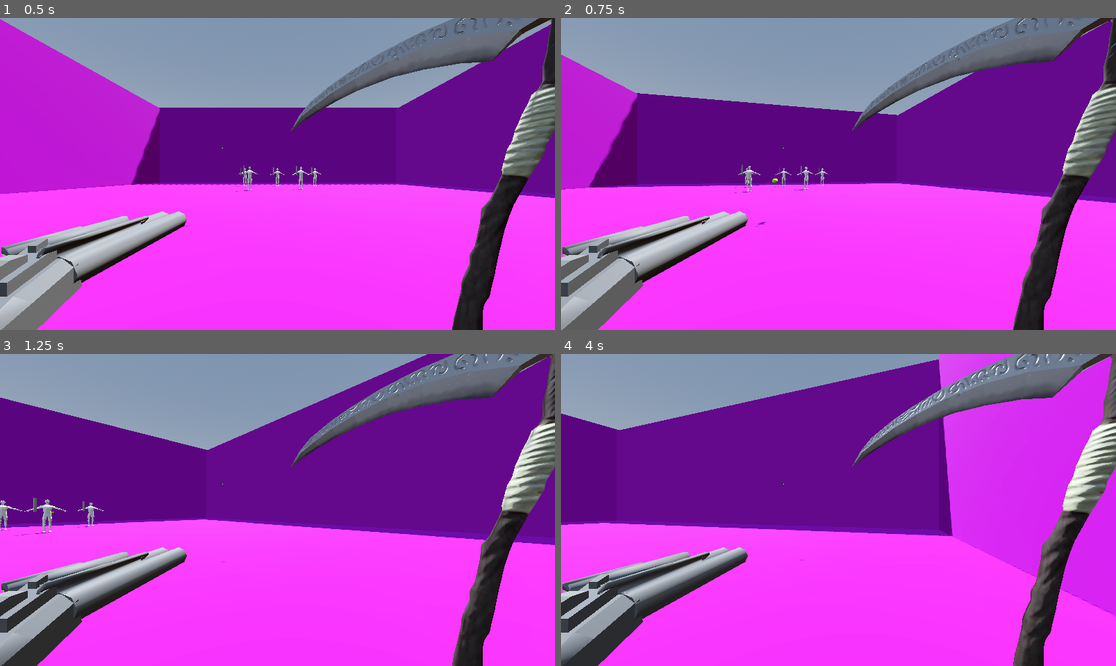
Above: before the commit, frames 1-4 (two rows, left to right).
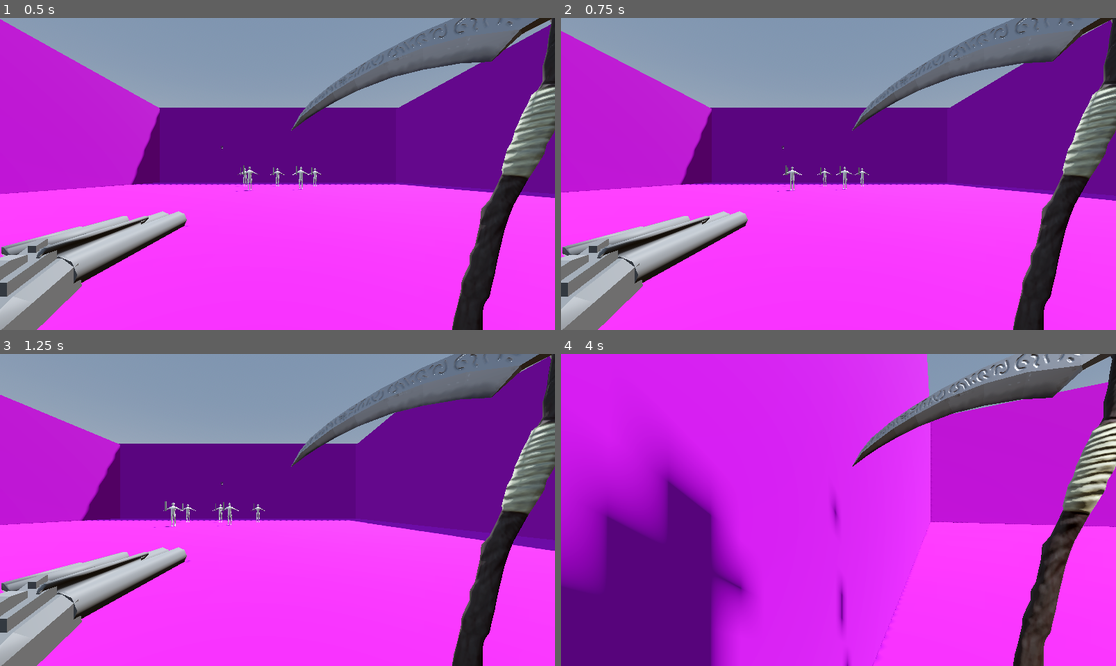
Above: after the commit, the same moments.

Repository: SeminixDev/pandora-boomer-shooter
Game: Godot game, scene res://World/world.tscn
Two runs of this game, one before a commit and one after it. Both use one fixed random seed, a clock stepped at 60 frames per second and the inputs below.
Inputs:
- Up to frame 1 (0.5 s): no input
- Up to frame 2 (0.75 s): tap Enter (ui_accept) at 0.5 s; hold Right (ui_right) from 0.53 s (still down); tap Z (shoot, bound only before the commit) at 0.6 s
- Up to frame 3 (1.25 s): keep holding Right (ui_right); tap Enter (ui_accept) at 0.77, 1.07 s; tap S (down2, bound only after the commit) at 0.8 s
- Up to frame 4 (4 s): release Right (ui_right) at 1.28 s; hold Down (ui_down) 1.28-2.03 s; tap S (down2, bound only after the commit) at 1.35 s; tap Enter (ui_accept) at 1.52, 1.82, 3.02, 3.32, 3.77, 3.8 s; tap A (left2, bound only after the commit) at 1.55 s; hold Right (ui_right) 2.03-2.78 s; hold A (left2, bound only after the commit) 2.03-2.78 s; tap D (right2, bound only after the commit) at 2.3, 2.85 s; hold Up (ui_up) 2.78-3.53 s; tap W (up2, bound only after the commit) at 3.05, 3.6 s; hold Left (ui_left) from 3.53 s (still down)

Frame 1 is identical in both runs. In frame 2, 9.5% of the frame differs, in the area x 0-100%, y 0-100%; in frame 3, 17%; in frame 4, 84%.

Commit message:
Reworked player movement

Diff:
--- a/Player/Player.tscn
+++ b/Player/Player.tscn
@@ -25,7 +25,7 @@
 collision_layer = 2
 collision_mask = 541
 script = ExtResource("1_xhfnw")
-turn_speed = 0.02
+friction = 80.0
 bullet_scene = ExtResource("2_4ntmi")
 
 [node name="CollisionShape3D" type="CollisionShape3D" parent="." unique_id=978073437]
--- a/Player/player.gd
+++ b/Player/player.gd
@@ -1,9 +1,10 @@
 class_name Player extends CharacterBody3D
 
 @export_group("Movement")
-@export var speed = 5.0
-@export var jump_velocity = 4.5
-@export var turn_speed = 0.07
+@export var speed := 10.0
+@export var acceleration := 100.0
+@export var friction := 100.0
+@export var turn_speed := 3.0 # Radians per second07
 
 @export_group("Stats")
 @export var max_health: int = 100
@@ -27,30 +28,56 @@
 	if not is_on_floor():
 		velocity += get_gravity() * delta
 
-	# Jump
-	#if Input.is_action_just_pressed("ui_accept") and is_on_floor():
-	#	velocity.y = jump_velocity
+	move(delta)
 
-	if Input.is_action_just_pressed("shoot"):
+	if Input.is_action_just_pressed("up2"):
 		shoot()
 
-	move()
+	time_since_last_melee += delta
+	if Input.is_action_just_pressed("down2"):
+		melee()
+
 
 # --- Controls ---
 
-func move() -> void:
-	var input_dir := Input.get_vector("ui_left", "ui_right", "ui_up", "ui_down")
-	var direction := (transform.basis * Vector3(input_dir.x, 0, input_dir.y)).normalized()
-	if direction:
-		velocity.x = direction.x * speed
-		velocity.z = direction.z * speed
+func move(delta: float) -> void:
+	# 1. Handle Rotation (Turning)
+	# Tied to delta for consistent speed regardless of FPS
+	if Input.is_action_pressed("left2"):
+		rotate_y(turn_speed * delta)
+	if Input.is_action_pressed("right2"):
+		rotate_y(-turn_speed * delta)
+
+	# Build the Movement Direction
+	var input_direction := Vector3.ZERO
+
+	# Forward/Back (Z-axis)
+	if Input.is_action_pressed("up1"):
+		input_direction -= transform.basis.z
+	if Input.is_action_pressed("down1"):
+		input_direction += transform.basis.z
+
+	# Strafing (X-axis)
+	if Input.is_action_pressed("left1"):
+		input_direction -= transform.basis.x
+	if Input.is_action_pressed("right1"):
+		input_direction += transform.basis.x
+
+	# Normalizing prevents "diagonal speed boost"
+	# (where moving forward + side makes you 1.4x faster)
+	if input_direction.length() > 0:
+		input_direction = input_direction.normalized()
+
+	# Apply Acceleration & Friction
+	if input_direction != Vector3.ZERO:
+		var target_velocity = input_direction * speed
+		velocity.x = move_toward(velocity.x, target_velocity.x, acceleration * delta)
+		velocity.z = move_toward(velocity.z, target_velocity.z, acceleration * delta)
 	else:
-		velocity.x = move_toward(velocity.x, 0, speed)
-		velocity.z = move_toward(velocity.z, 0, speed)
-	if Input.is_action_pressed("ui_left"):
-		self.rotate_y(turn_speed)
-	if Input.is_action_pressed("ui_right"):
-		self.rotate_y(-turn_speed)
+		velocity.x = move_toward(velocity.x, 0, friction * delta)
+		velocity.z = move_toward(velocity.z, 0, friction * delta)
+
+	# Execute Movement
 	move_and_slide()
 
 func shoot() -> void:
--- a/project.godot
+++ b/project.godot
@@ -27,9 +27,124 @@
 
 [input]
 
-shoot={
+up1={
+"deadzone": 0.2,
+"events": [Object(InputEventKey,"resource_local_to_scene":false,"resource_name":"","device":-1,"window_id":0,"alt_pressed":false,"shift_pressed":false,"ctrl_pressed":false,"meta_pressed":false,"pressed":false,"keycode":0,"physical_keycode":4194320,"key_label":0,"unicode":0,"location":0,"echo":false,"script":null)
+]
+}
+left1={
+"deadzone": 0.2,
+"events": [Object(InputEventKey,"resource_local_to_scene":false,"resource_name":"","device":-1,"window_id":0,"alt_pressed":false,"shift_pressed":false,"ctrl_pressed":false,"meta_pressed":false,"pressed":false,"keycode":0,"physical_keycode":4194319,"key_label":0,"unicode":0,"location":0,"echo":false,"script":null)
+]
+}
+down1={
+"deadzone": 0.2,
+"events": [Object(InputEventKey,"resource_local_to_scene":false,"resource_name":"","device":-1,"window_id":0,"alt_pressed":false,"shift_pressed":false,"ctrl_pressed":false,"meta_pressed":false,"pressed":false,"keycode":0,"physical_keycode":4194322,"key_label":0,"unicode":0,"location":0,"echo":false,"script":null)
+]
+}
+right1={
+"deadzone": 0.2,
+"events": [Object(InputEventKey,"resource_local_to_scene":false,"resource_name":"","device":-1,"window_id":0,"alt_pressed":false,"shift_pressed":false,"ctrl_pressed":false,"meta_pressed":false,"pressed":false,"keycode":0,"physical_keycode":4194321,"key_label":0,"unicode":0,"location":0,"echo":false,"script":null)
+]
+}
+up2={
+"deadzone": 0.2,
+"events": [Object(InputEventKey,"resource_local_to_scene":false,"resource_name":"","device":-1,"window_id":0,"alt_pressed":false,"shift_pressed":false,"ctrl_pressed":false,"meta_pressed":false,"pressed":false,"keycode":0,"physical_keycode":87,"key_label":0,"unicode":119,"location":0,"echo":false,"script":null)
+]
+}
+left2={
+"deadzone": 0.2,
+"events": [Object(InputEventKey,"resource_local_to_scene":false,"resource_name":"","device":-1,"window_id":0,"alt_pressed":false,"shift_pressed":false,"ctrl_pressed":false,"meta_pressed":false,"pressed":false,"keycode":0,"physical_keycode":65,"key_label":0,"unicode":97,"location":0,"echo":false,"script":null)
+]
+}
+down2={
+"deadzone": 0.2,
+"events": [Object(InputEventKey,"resource_local_to_scene":false,"resource_name":"","device":-1,"window_id":0,"alt_pressed":false,"shift_pressed":false,"ctrl_pressed":false,"meta_pressed":false,"pressed":false,"keycode":0,"physical_keycode":83,"key_label":0,"unicode":115,"location":0,"echo":false,"script":null)
+]
+}
+right2={
+"deadzone": 0.2,
+"events": [Object(InputEventKey,"resource_local_to_scene":false,"resource_name":"","device":-1,"window_id":0,"alt_pressed":false,"shift_pressed":false,"ctrl_pressed":false,"meta_pressed":false,"pressed":false,"keycode":0,"physical_keycode":68,"key_label":0,"unicode":100,"location":0,"echo":false,"script":null)
+]
+}
+exit1={
+"deadzone": 0.2,
+"events": [Object(InputEventKey,"resource_local_to_scene":false,"resource_name":"","device":-1,"window_id":0,"alt_pressed":false,"shift_pressed":false,"ctrl_pressed":false,"meta_pressed":false,"pressed":false,"keycode":0,"physical_keycode":4194305,"key_label":0,"unicode":0,"location":0,"echo":false,"script":null)
+]
+}
+start1={
+"deadzone": 0.2,
+"events": [Object(InputEventKey,"resource_local_to_scene":false,"resource_name":"","device":-1,"window_id":0,"alt_pressed":false,"shift_pressed":false,"ctrl_pressed":false,"meta_pressed":false,"pressed":false,"keycode":0,"physical_keycode":4194309,"key_label":0,"unicode":0,"location":0,"echo":false,"script":null)
+]
+}
+exit2={
+"deadzone": 0.2,
+"events": [Object(InputEventKey,"resource_local_to_scene":false,"resource_name":"","device":-1,"window_id":0,"alt_pressed":false,"shift_pressed":false,"ctrl_pressed":false,"meta_pressed":false,"pressed":false,"keycode":0,"physical_keycode":81,"key_label":0,"unicode":113,"location":0,"echo":false,"script":null)
+]
+}
+start2={
+"deadzone": 0.2,
+"events": [Object(InputEventKey,"resource_local_to_scene":false,"resource_name":"","device":-1,"window_id":0,"alt_pressed":false,"shift_pressed":false,"ctrl_pressed":false,"meta_pressed":false,"pressed":false,"keycode":0,"physical_keycode":4194308,"key_label":0,"unicode":0,"location":0,"echo":false,"script":null)
+]
+}
+a1={
 "deadzone": 0.2,
 "events": [Object(InputEventKey,"resource_local_to_scene":false,"resource_name":"","device":-1,"window_id":0,"alt_press …(192 unchanged characters)…
+]
+}
+b1={
+"deadzone": 0.2,
+"events": [Object(InputEventKey,"resource_local_to_scene":false,"resource_name":"","device":-1,"window_id":0,"alt_pressed":false,"shift_pressed":false,"ctrl_pressed":false,"meta_pressed":false,"pressed":false,"keycode":0,"physical_keycode":88,"key_label":0,"unicode":120,"location":0,"echo":false,"script":null)
+]
+}
+c1={
+"deadzone": 0.2,
+"events": [Object(InputEventKey,"resource_local_to_scene":false,"resource_name":"","device":-1,"window_id":0,"alt_pressed":false,"shift_pressed":false,"ctrl_pressed":false,"meta_pressed":false,"pressed":false,"keycode":0,"physical_keycode":67,"key_label":0,"unicode":99,"location":0,"echo":false,"script":null)
+]
+}
+d1={
+"deadzone": 0.2,
+"events": [Object(InputEventKey,"resource_local_to_scene":false,"resource_name":"","device":-1,"window_id":0,"alt_pressed":false,"shift_pressed":false,"ctrl_pressed":false,"meta_pressed":false,"pressed":false,"keycode":0,"physical_keycode":86,"key_label":0,"unicode":118,"location":0,"echo":false,"script":null)
+]
+}
+e1={
+"deadzone": 0.2,
+"events": [Object(InputEventKey,"resource_local_to_scene":false,"resource_name":"","device":-1,"window_id":0,"alt_pressed":false,"shift_pressed":false,"ctrl_pressed":false,"meta_pressed":false,"pressed":false,"keycode":0,"physical_keycode":66,"key_label":0,"unicode":98,"location":0,"echo":false,"script":null)
+]
+}
+f1={
+"deadzone": 0.2,
+"events": [Object(InputEventKey,"resource_local_to_scene":false,"resource_name":"","device":-1,"window_id":0,"alt_pressed":false,"shift_pressed":false,"ctrl_pressed":false,"meta_pressed":false,"pressed":false,"keycode":0,"physical_keycode":78,"key_label":0,"unicode":110,"location":0,"echo":false,"script":null)
+]
+}
+a2={
+"deadzone": 0.2,
+"events": [Object(InputEventKey,"resource_local_to_scene":false,"resource_name":"","device":-1,"window_id":0,"alt_pressed":false,"shift_pressed":false,"ctrl_pressed":false,"meta_pressed":false,"pressed":false,"keycode":0,"physical_keycode":70,"key_label":0,"unicode":102,"location":0,"echo":false,"script":null)
+]
+}
+b2={
+"deadzone": 0.2,
+"events": [Object(InputEventKey,"resource_local_to_scene":false,"resource_name":"","device":-1,"window_id":0,"alt_pressed":false,"shift_pressed":false,"ctrl_pressed":false,"meta_pressed":false,"pressed":false,"keycode":0,"physical_keycode":71,"key_label":0,"unicode":103,"location":0,"echo":false,"script":null)
+]
+}
+c2={
+"deadzone": 0.2,
+"events": [Object(InputEventKey,"resource_local_to_scene":false,"resource_name":"","device":-1,"window_id":0,"alt_pressed":false,"shift_pressed":false,"ctrl_pressed":false,"meta_pressed":false,"pressed":false,"keycode":0,"physical_keycode":72,"key_label":0,"unicode":104,"location":0,"echo":false,"script":null)
+]
+}
+d2={
+"deadzone": 0.2,
+"events": [Object(InputEventKey,"resource_local_to_scene":false,"resource_name":"","device":-1,"window_id":0,"alt_pressed":false,"shift_pressed":false,"ctrl_pressed":false,"meta_pressed":false,"pressed":false,"keycode":0,"physical_keycode":74,"key_label":0,"unicode":106,"location":0,"echo":false,"script":null)
+]
+}
+e2={
+"deadzone": 0.2,
+"events": [Object(InputEventKey,"resource_local_to_scene":false,"resource_name":"","device":-1,"window_id":0,"alt_pressed":false,"shift_pressed":false,"ctrl_pressed":false,"meta_pressed":false,"pressed":false,"keycode":0,"physical_keycode":75,"key_label":0,"unicode":107,"location":0,"echo":false,"script":null)
+]
+}
+f2={
+"deadzone": 0.2,
+"events": [Object(InputEventKey,"resource_local_to_scene":false,"resource_name":"","device":-1,"window_id":0,"alt_pressed":false,"shift_pressed":false,"ctrl_pressed":false,"meta_pressed":false,"pressed":false,"keycode":0,"physical_keycode":76,"key_label":0,"unicode":108,"location":0,"echo":false,"script":null)
 ]
 }
 
